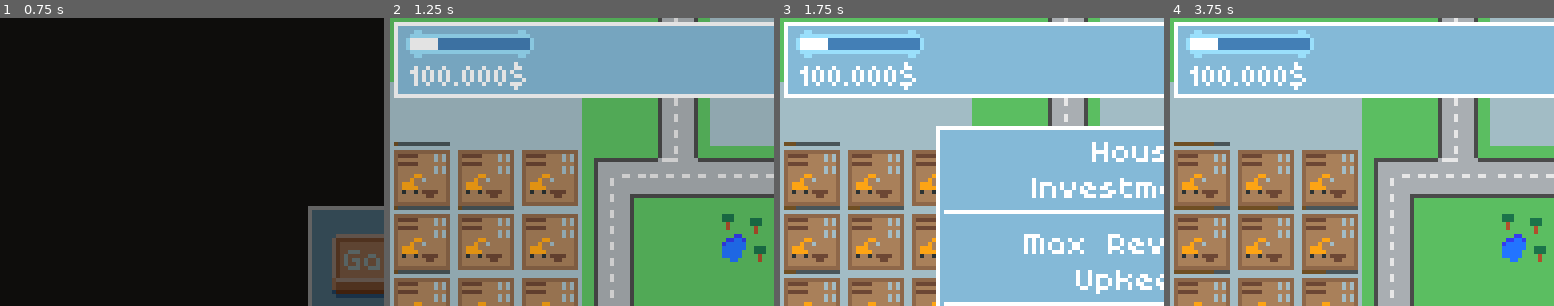
Above: before the commit, frames 1-4 (left to right).
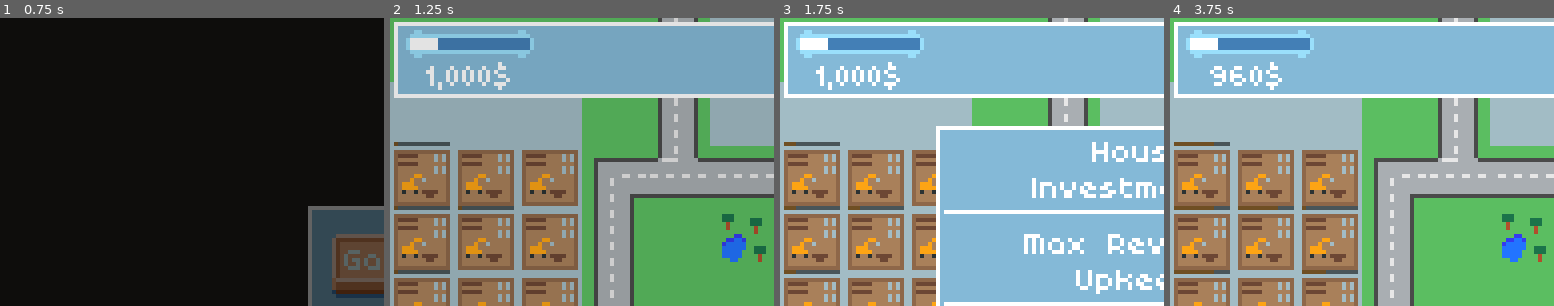
Above: after the commit, the same moments.

Repository: Byteron/ludum-dare-44
Game: Godot game, scene res://source/interface/menu/TitleScreen.tscn
Same seed, same stepped clock (60 frames per second), same inputs: the game is played once before the commit and once after it.
Inputs (mouse positions are % of the whole screen's width and height, from its top left):
- Up to frame 1 (0.75 s): click "Game" at 0.5 s
- Up to frame 2 (1.25 s): no input
- Up to frame 3 (1.75 s): move the mouse to (21, 50) at 1.27 s; press the mouse at (21, 50) at 1.28 s
- Up to frame 4 (3.75 s): release the mouse at (21, 50) at 2 s; click "Invest!" at 2 s; tap Enter at 2.75 s; move the mouse to (21, 39) at 2.77 s; click (21, 39) at 2.85 s; click "Invest!" at 3.5 s
The pictures show only the part of the screen within x 0-50%, y 0-50%; the shares and areas given below are measured in that part.

Frame 1 is identical in both runs. In frame 2, 0.7% of the frame differs, in the area x 5-36%, y 15-25%; in frame 3, 0.7%; in frame 4, 1.1%.

Commit message:
properly wire in budget numbers

Diff:
--- a/source/game/Game.gd
+++ b/source/game/Game.gd
@@ -9,6 +9,7 @@
 	ProductionUnit
 ]
 
+export(int) var max_budget = 10000
 export(int) var budget = 1000 setget _set_budget
 
 onready var map = $Map
@@ -27,22 +28,23 @@
 				hud.show_building_popup(location.building)
 
 func _ready():
-	hud.set_max_budget(budget)
+	hud.set_max_budget(max_budget)
+	hud.update_budget(budget)
 	_setup_buildings()
 
-func build(position):
-	var building = buildings[randi() % buildings.size()].instance()
-	if building.type == building.TYPE.PRODUCTION_UNIT:
-		building.connect("ticked", self, "_on_building_ticked")
-	building.position = position
+func _build(building):
 	var new_budget = budget - building.cost
 	_set_budget(new_budget)
-	add_child(building)
+	building.build()
 
 func _setup_buildings():
 	for building in building_container.get_children():
 		building.connect("mouse_entered", self, "_on_mouse_entered_building")
 		building.connect("mouse_exited", self, "_on_mouse_exited_building")
+
+		if building.type == building.TYPE.PRODUCTION_UNIT:
+			building.connect("ticked", self, "_on_building_ticked")
+
 		var cell = map.world_to_map(building.position)
 		var location = map.get_location(cell)
 		building.position = location.position
@@ -63,3 +65,7 @@
 
 func _on_EventHandler_event_happened(event) -> void:
 	hud.show_article(event.description)
+
+func _on_HUD_building_invested(building) -> void:
+	print("invested")
+	_build(building)
--- a/source/game/Game.tscn
+++ b/source/game/Game.tscn
@@ -58,3 +58,4 @@
 
 [node name="HUD" parent="." instance=ExtResource( 7 )]
 [connection signal="event_happened" from="EventHandler" to="." method="_on_EventHandler_event_happened"]
+[connection signal="building_invested" from="HUD" to="." method="_on_HUD_building_invested"]
--- a/source/game/buildings/ProductionUnit.tscn
+++ b/source/game/buildings/ProductionUnit.tscn
@@ -4,7 +4,7 @@
 [ext_resource path="res://source/game/buildings/ProductionUnit.gd" type="Script" id=2]
 [ext_resource path="res://assets/sprites/production_unit.tres" type="Texture" id=3]
 
-[node name="ProductionBuilding" instance=ExtResource( 1 )]
+[node name="ProductionBuilding" index="0" instance=ExtResource( 1 )]
 script = ExtResource( 2 )
 building_name = "Supermarket"
 building_texture = ExtResource( 3 )
--- a/source/interface/BuildingPopup.gd
+++ b/source/interface/BuildingPopup.gd
@@ -1,4 +1,6 @@
 extends PopupPanel
+
+signal invested(building)
 
 var building setget _set_building
 
@@ -24,7 +26,7 @@
 	flavour_label.text = str(building.flavour_text)
 
 func _on_InvestButton_pressed():
-	building.build()
+	emit_signal("invested", building)
 	building = null
 	hide()
 
--- a/source/interface/hud/HUD.gd
+++ b/source/interface/hud/HUD.gd
@@ -1,4 +1,6 @@
 extends CanvasLayer
+
+signal building_invested(building)
 
 onready var top_panel = $TopPanel
 onready var building_popup = $BuildingPopup
@@ -7,6 +9,8 @@
 
 func show_article(text):
 	newspaper.show_article(text)
+	name_panel.text = ""
+	name_panel.fade_out()
 
 func show_building_popup(building):
 	building_popup.building = building
@@ -25,3 +29,6 @@
 func clear_name_panel():
 	name_panel.text = ""
 	name_panel.fade_out()
+
+func _on_BuildingPopup_invested(building) -> void:
+	emit_signal("building_invested", building)
--- a/source/interface/hud/HUD.tscn
+++ b/source/interface/hud/HUD.tscn
@@ -36,3 +36,4 @@
 margin_top = -10.0
 margin_right = 35.0
 margin_bottom = 0.0
+[connection signal="invested" from="BuildingPopup" to="." method="_on_BuildingPopup_invested"]
--- a/source/interface/hud/TopPanel.gd
+++ b/source/interface/hud/TopPanel.gd
@@ -8,6 +8,7 @@
 	budget_progress.max_value = max_budget
 
 func update_budget(new_budget):
+	print("update_budget")
 	var color = null
 
 	if budget_progress.value > new_budget:
